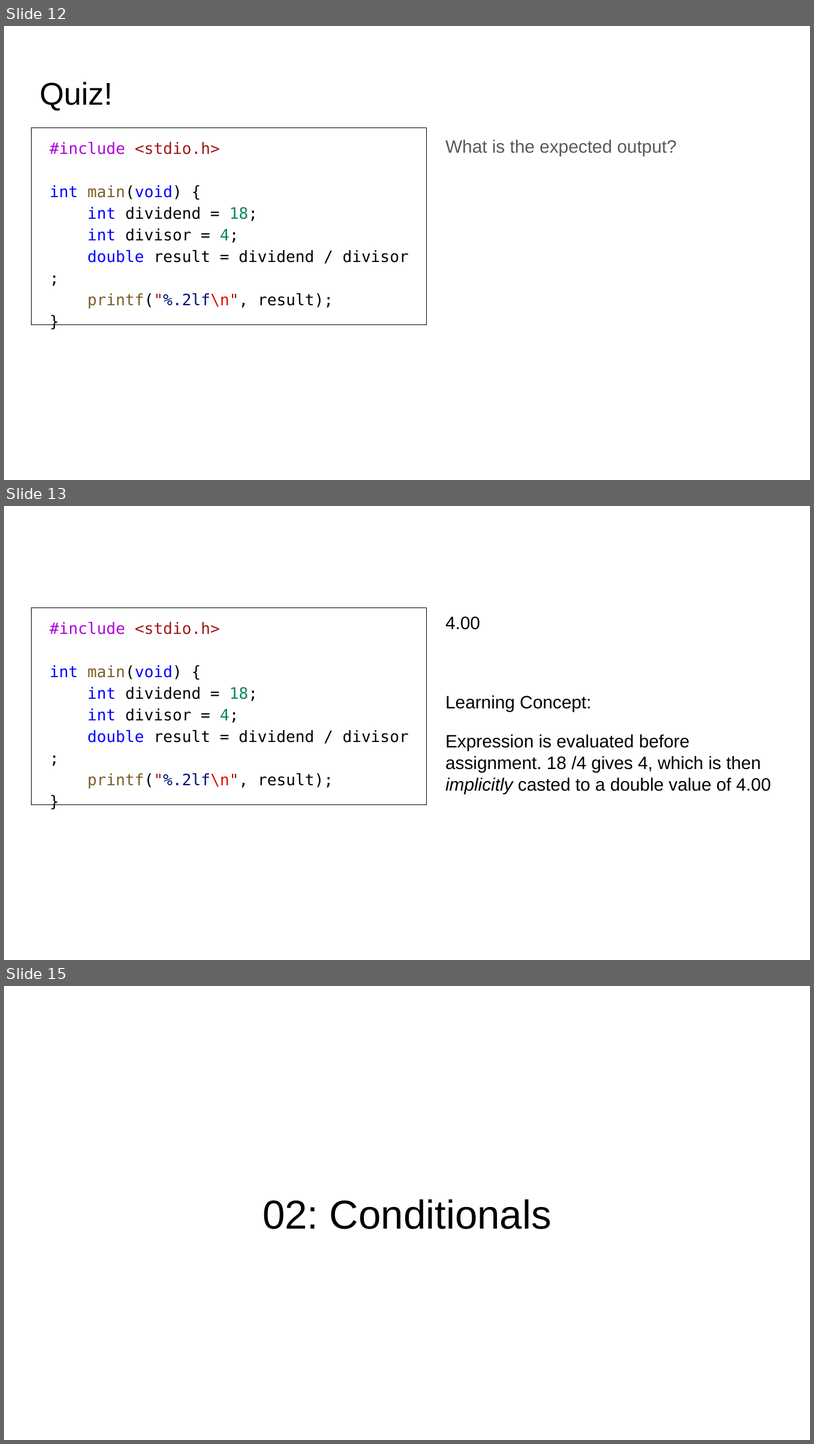
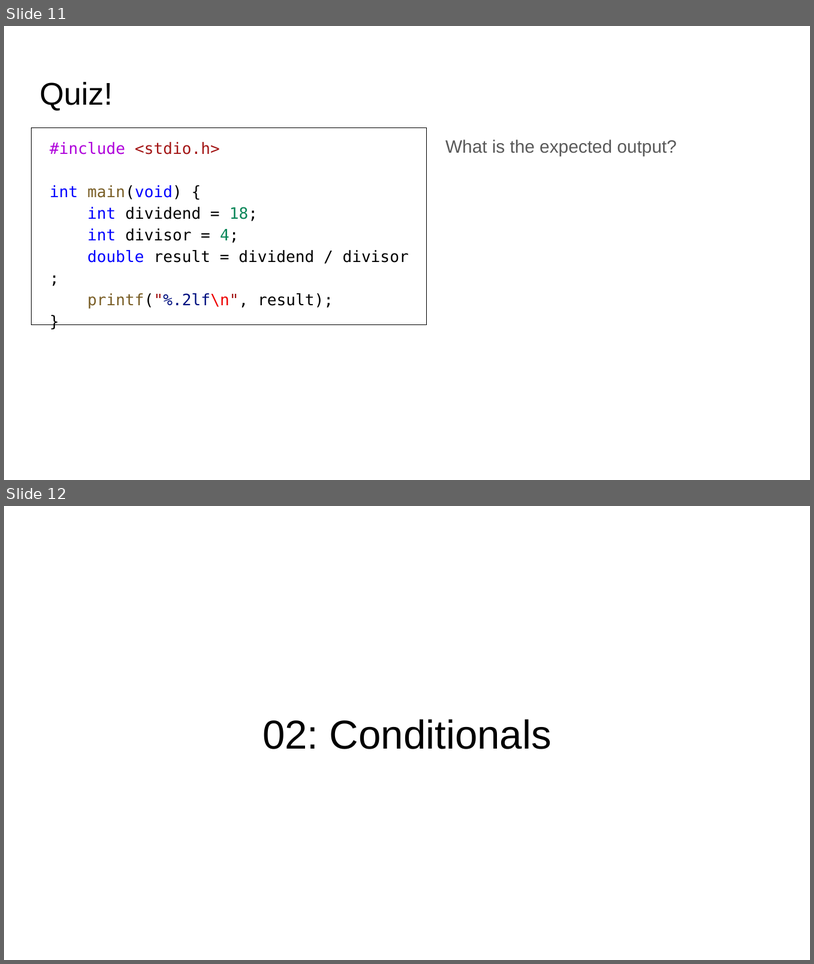
Before and after one commit to CA-run-2021-2022/CS101-code-clinic-1, a slide deck: Slides.pptx. Shown one above the other, each under a label of ours: slides 12, 13 and 15 before the commit, slides 11 and 12 after it; the slides between them are not shown. The pictures are 814x1444 and 814x964 pixels, drawn with LibreOffice and Linux fonts; fonts in the diff are those of the drawing. Boxes give left, top, right and bottom in pixels: in the first picture for what was removed or moved away, otherwise in the second. Text is boxed around its words. In the diff, an @@ line names an element or a change of style, - is before the commit and + after.

```diff
--- a/Slides.pptx
+++ b/Slides.pptx
@@ slide 13 removed at (4, 506, 810, 960), background #FFFFFF @@
@@ text removed at (32, 607, 426, 804) @@
-#include <stdio.h>
-int main(void) {
-int dividend = 18;
-int divisor = 4;
-double result = dividend / divisor;
-printf("%.2lf\n", result);
-}
@@ text removed at (446, 616, 771, 793) @@
-4.00
-Learning Concept:
-Expression is evaluated before assignment. 18 /4 gives 4, which is then implicitly casted to a double value of 4.00
@@ what was slide 12 is now slide 11 @@
@@ what was slide 15 is now slide 12 @@
```
Also in this commit, not shown: 8 other slides removed.
